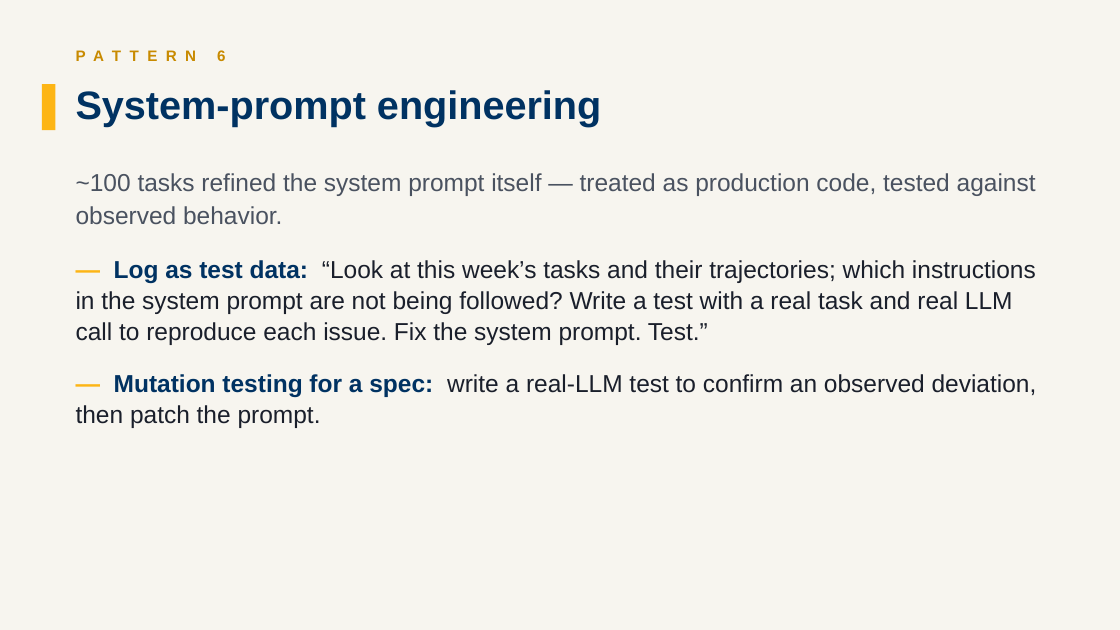
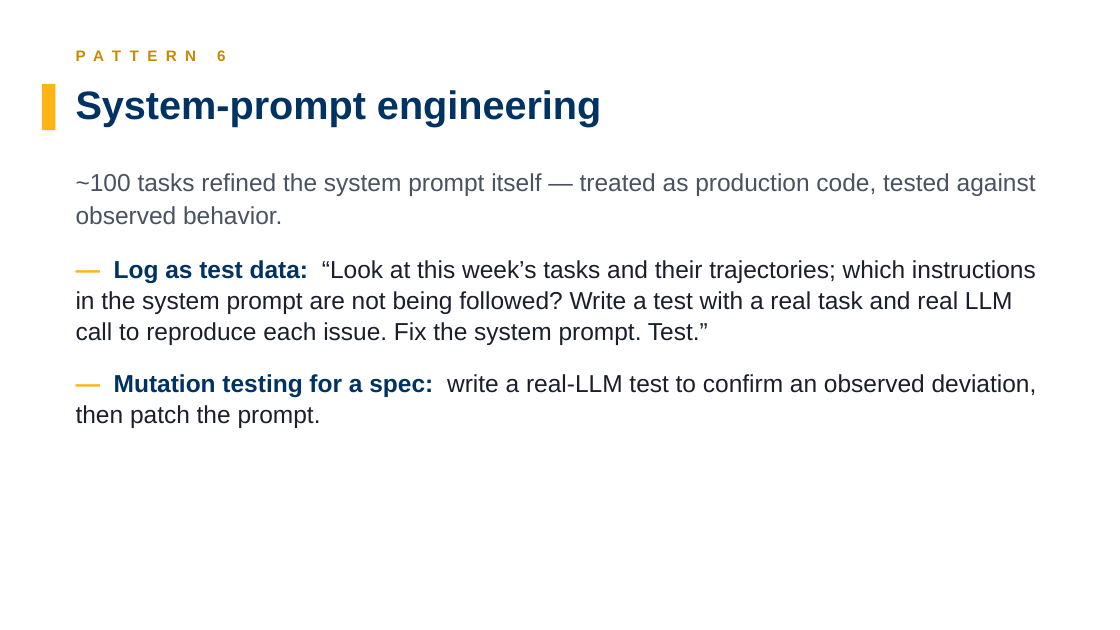
Before and after one commit to ksenxx/kiss_ai, a slide deck: slide 13 of papers/sekisssorcar/se_kiss_sorcar_slides.pptx. Drawn at 1120x630 pixels with LibreOffice and Linux fonts; fonts in the diff are those of the drawing. Boxes give left, top, right and bottom in pixels: in the first picture for what was removed or moved away, otherwise in the second. Text is boxed around its words. In the diff, an @@ line names an element or a change of style, - is before the commit and + after.

```diff
--- a/papers/sekisssorcar/se_kiss_sorcar_slides.pptx
+++ b/papers/sekisssorcar/se_kiss_sorcar_slides.pptx
@@ background #F7F5EF to #FFFFFF @@
```
Also in this commit, not shown: 3 other slides changed.
